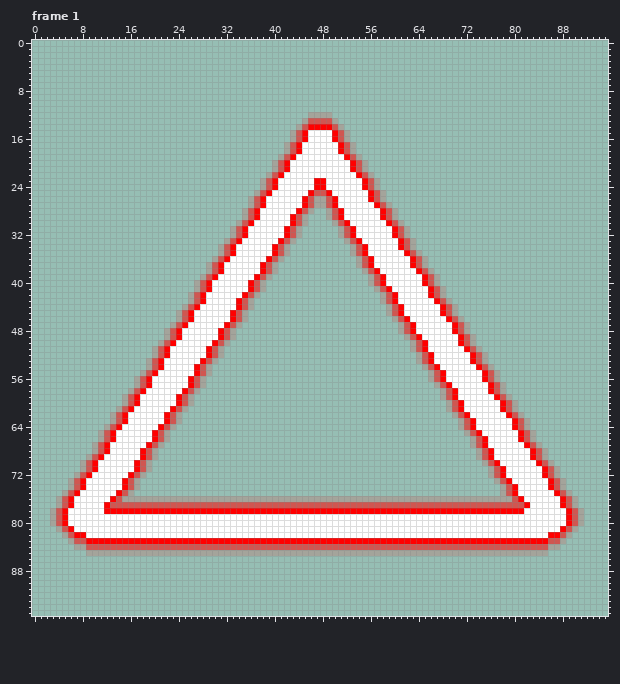
Two states of a pixel-art file, Assets/Sprites/Player Sprites/Red Tri.aseprite. Above, as it was before the edit.
96x96 pixels, 2 frames. Shown: frame 1. The commit also changed other frames, which this record leaves out.
And afterwards:
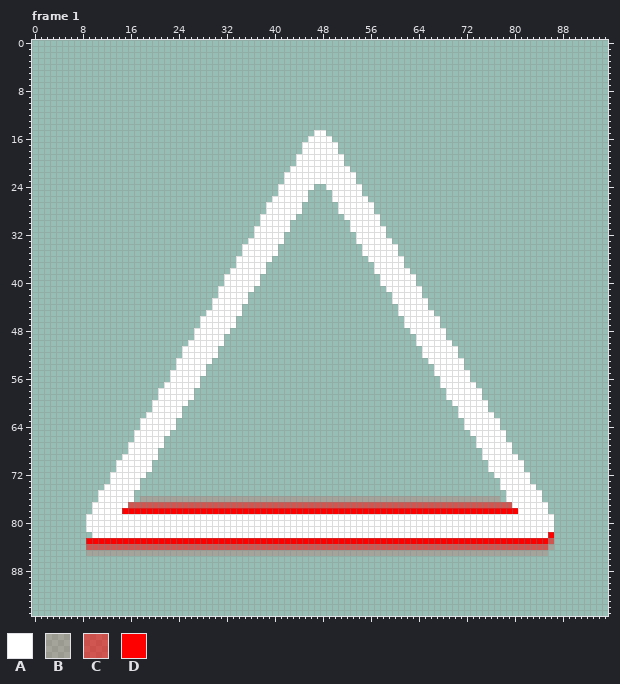
Palette (. is transparent): A #ffffff  B #ff000023  C #ff00008c  D #ff0000
Difference:
Changed rows in their new state; - is an unchanged pixel.
Frame 1:
first column x 3:
12 -------------------------------------------....------------------------------------------
13 ------------------------------------------......-----------------------------------------
14 -----------------------------------------........----------------------------------------
15 ----------------------------------------....--....---------------------------------------
16 ----------------------------------------...----...---------------------------------------
17 ---------------------------------------...------...--------------------------------------
18 ---------------------------------------...------...--------------------------------------
19 --------------------------------------...--------...-------------------------------------
20 -------------------------------------....--------....------------------------------------
21 -------------------------------------...----------...------------------------------------
22 ------------------------------------...------------...-----------------------------------
23 -----------------------------------....-----AA-----....----------------------------------
24 -----------------------------------...------..------...----------------------------------
25 ----------------------------------....-----....-----....---------------------------------
26 ---------------------------------....-----A....A-----...---------------------------------
27 ---------------------------------...------......------...--------------------------------
28 --------------------------------....-----A..--..A-----....-------------------------------
29 --------------------------------...-----A..---...------...-------------------------------
30 -------------------------------....-----...----...-----....------------------------------
31 ------------------------------....-----A..------..A-----....-----------------------------
32 ------------------------------....-----...------...-----....-----------------------------
33 -----------------------------....-----A..--------..A-----....----------------------------
34 ----------------------------....-----A..----------..A-----...----------------------------
35 ----------------------------....-----A..----------..A-----....---------------------------
36 ---------------------------....-----A..------------..A-----....--------------------------
37 --------------------------.....----A..-------------...-----....--------------------------
38 --------------------------....-----A..--------------..A-----....-------------------------
39 -------------------------....-----A..----------------..A-----....------------------------
40 ------------------------.....----AA.-----------------..A-----....------------------------
41 ------------------------....-----A..------------------..A-----....-----------------------
42 -----------------------.....----A..--------------------..A----....-----------------------
43 -----------------------....----AA.---------------------..A-----....----------------------
44 ----------------------.....----A..----------------------..A----.....---------------------
45 ---------------------.....----AA.-----------------------..A-----....---------------------
46 ---------------------....-----A..------------------------..A-----....--------------------
47 --------------------.....----AA.--------------------------.AA----.....-------------------
48 -------------------.....----AA.---------------------------..A-----....-------------------
49 -------------------.....----A..----------------------------..A----.....------------------
50 ------------------.....----AA.------------------------------.AA----....------------------
51 -----------------.....----AA.-------------------------------..A-----....-----------------
52 -----------------.....----AA.--------------------------------.AA----.....----------------
53 ----------------.....----AA.---------------------------------..A-----....----------------
54 ----------------.....---AA.-----------------------------------..A----.....---------------
55 ---------------.....----AA.------------------------------------.AA----.....--------------
56 --------------......---AA.-------------------------------------..A----.....--------------
57 --------------.....----AA.--------------------------------------.AA----.....-------------
58 -------------.....----AA.----------------------------------------.AA----....-------------
59 ------------......---AAA-----------------------------------------.AA----.....------------
60 ------------.....----AA.------------------------------------------.AA----.....-----------
61 -----------......---AA.-------------------------------------------..A----.....-----------
62 ----------......---AAA---------------------------------------------.AA----.....----------
63 ----------.....----AA.----------------------------------------------.AA----.....---------
64 ---------......---AAA-----------------------------------------------.AA----.....---------
65 --------......---AAA-------------------------------------------------.AA----.....--------
66 --------......---AA.--------------------------------------------------.AA---.....--------
67 -------......---AAA---------------------------------------------------.AA----.....-------
68 -------......--AAA-----------------------------------------------------.AA---......------
69 ------......---AAA-----------------------------------------------------.AA----.....------
70 -----......---AAA-------------------------------------------------------.AA----.....-----
71 -----......---AAA--------------------------------------------------------AAA---......----
72 ----......---AAA---------------------------------------------------------.AA----.....----
73 ---.......--AAA-----------------------------------------------------------.AA---......---
74 ---......---AAA------------------------------------------------------------AAA---.....---
75 --......---AAA-------------------------------------------------------------.AA----.....--
76 -.......--AAAA.------------------------------------------------------------.AAA---......-
77 -......--AAAA----------------------------------------------------------------AAA---.....-
78 .......--AAA------------------------------------------------------------------A----......
79 ......------------------------------------------------------------------------------.....
80 ......------------------------------------------------------------------------------.....
81 -.....------------------------------------------------------------------------------....-
82 --.....-----------------------------------------------------------------------------...--
83 ---...------------------------------------------------------------------------------..---
84 ----..------------------------------------------------------------------------------.----
Where, in picture pixels (left, top, right, bottom), the same in both pictures:
changed: (50, 112, 584, 550)
